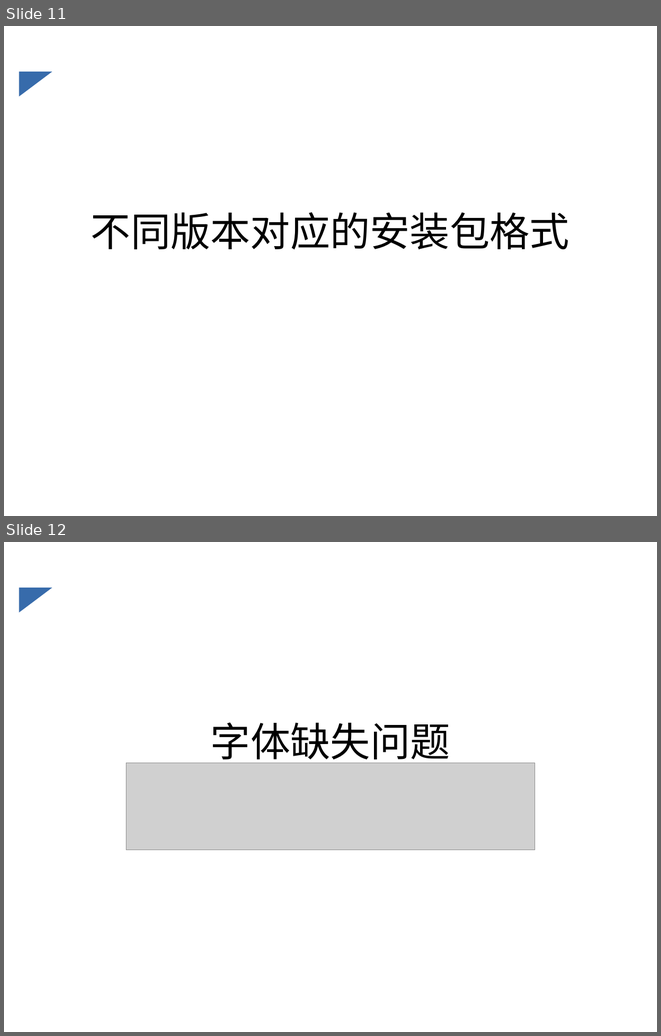
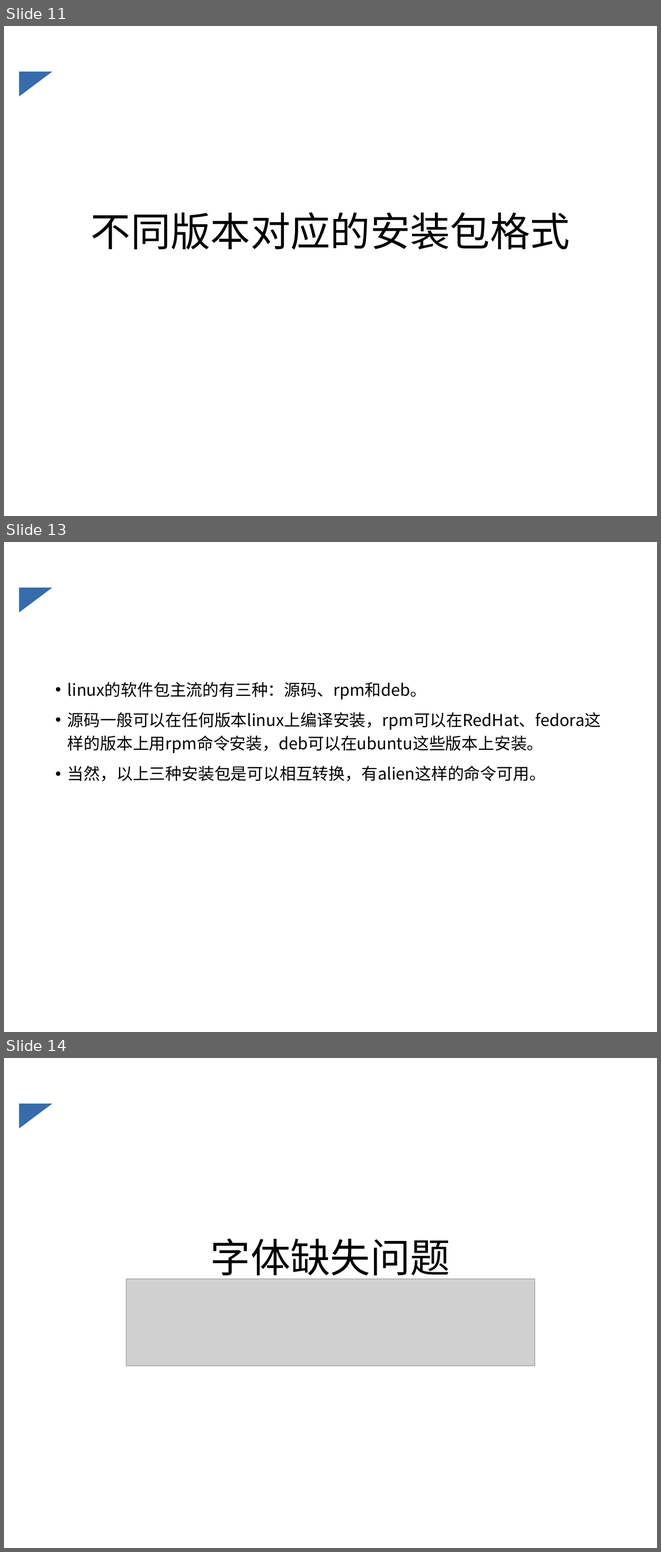
Before and after one commit to caoyang7/caoyang.github.io, a slide deck: _posts/Linux的发行版本.ppt. Shown one above the other, each under a label of ours: slides 11 and 12 before the commit, slides 11, 13 and 14 after it; the slides between them are not shown. The pictures are 661x1036 and 661x1552 pixels, drawn with LibreOffice and Linux fonts; fonts in the diff are those of the drawing; grey boxes stand for pictures. Boxes give left, top, right and bottom in pixels: in the first picture for what was removed or moved away, otherwise in the second. Text is boxed around its words. In the diff, an @@ line names an element or a change of style, - is before the commit and + after.

```diff
--- a/_posts/Linux的发行版本.ppt
+++ b/_posts/Linux的发行版本.ppt
@@ slide 13 added at (4,542,657,1032), background #FFFFFF; not listed: 1 template element that a slide beside it also shows @@
@@ text added at (68,682,601,781), 18 pt, text #000000 @@
+• linux的软件包主流的有三种：源码、rpm和deb。
+• 源码一般可以在任何版本linux上编译安装，rpm可以在RedHat、fedora这样的版本上用rpm命令安装，deb可以在ubuntu这些版本上安装。
+• 当然，以上三种安装包是可以相互转换，有alien这样的命令可用。
@@ what was slide 12 is now slide 14 @@
```
Also in this commit, not shown: 1 other slide added, 4 other files.
